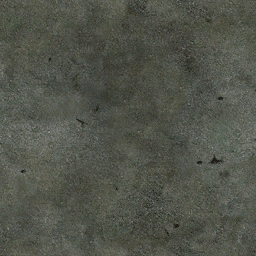
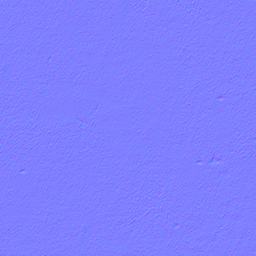
Before/after of a (256, 256) layered artwork. What changed in the layer stack:
added layer "normal-Kopie" above "normal" over [0, 0, 256, 256]
added layer "normal" above "Hintergrund" over [0, 0, 256, 256]
